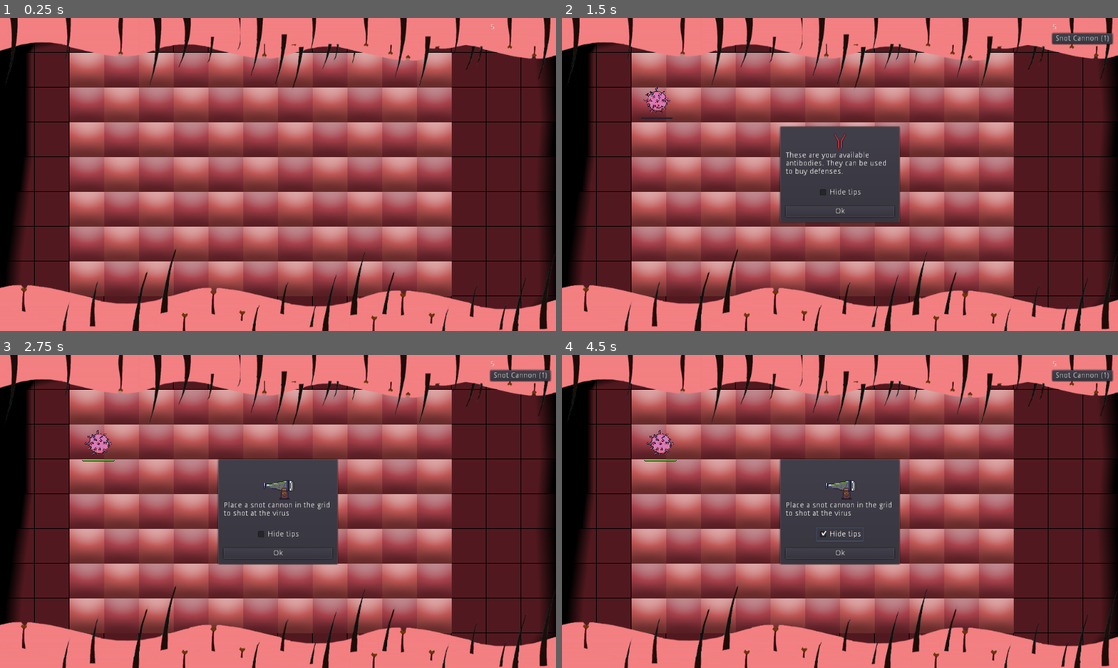
Above: before the commit, frames 1-4 (two rows, left to right).
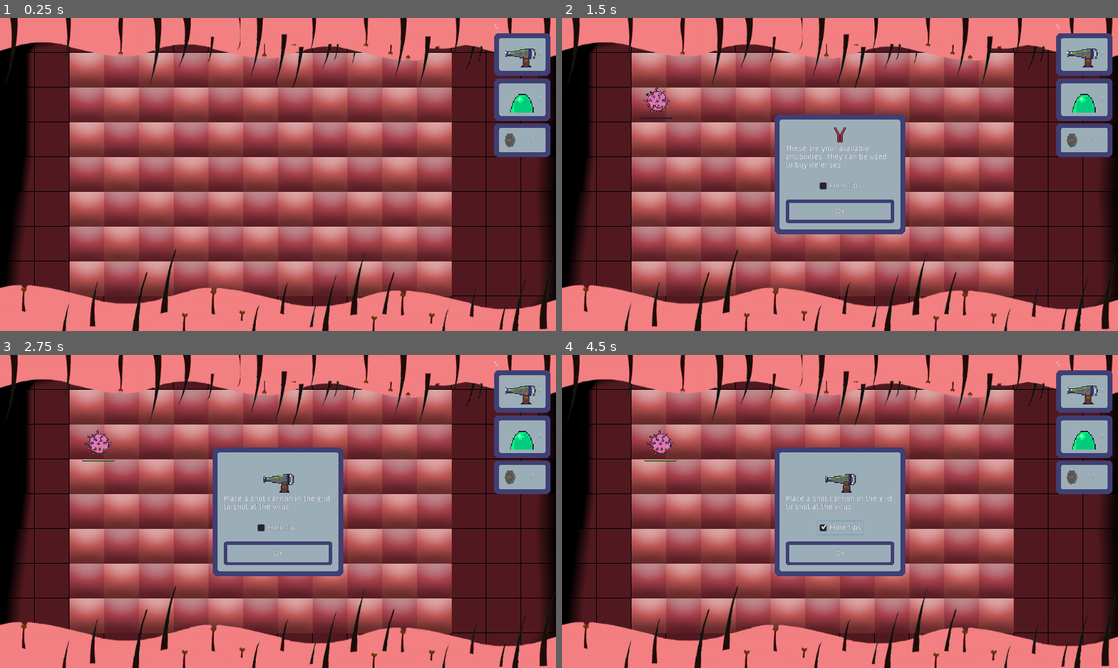
Above: after the commit, the same moments.

Repository: TeamKebab/GodotWildJam23
Game: Godot game, scene res://src/Main.tscn
Two runs of this game, one before a commit and one after it. Both use one fixed random seed, a clock stepped at 60 frames per second and the inputs below.
Inputs (mouse positions are in pixels of both pictures, inside the frame that each line leads up to):
- Up to frame 1 (0.25 s): no input
- Up to frame 2 (1.5 s): click (1084, 55) at 0.5 s, where only the run after the commit has a clickable "1"; click "Ok" at 1.25 s
- Up to frame 3 (2.75 s): click "Ok" at 2 s
- Up to frame 4 (4.5 s): click "Hide tips" at 2.75 s; click "Hide tips" at 3.5 s; click "Hide tips" at 4.25 s

The runs differ from the first frame. In frame 1, 3.8% of the frame differs, in the area x 88-99%, y 2-45%; in frame 2, 13%; in frame 3, 13%; in frame 4, 13%, in the area x 38-100%, y 2-71%.

Commit message:
panel stylebox

Diff:
--- a/src/Main.tscn
+++ b/src/Main.tscn
@@ -16,6 +16,21 @@
 [ext_resource path="res://src/entities/defenses/SnotWallPlaceholder.tscn" type="PackedScene" id=14]
 [ext_resource path="res://assets/music/vids_1.ogg" type="AudioStream" id=15]
 [ext_resource path="res://src/Main.gd" type="Script" id=16]
+[ext_resource path="res://assets/sprites/cannon-animation.png" type="Texture" id=17]
+[ext_resource path="res://assets/sprites/wall.png" type="Texture" id=18]
+[ext_resource path="res://assets/sprites/identivid.png" type="Texture" id=19]
+
+[sub_resource type="AtlasTexture" id=1]
+atlas = ExtResource( 17 )
+region = Rect2( 448, 16, 64, 48 )
+
+[sub_resource type="AtlasTexture" id=2]
+atlas = ExtResource( 18 )
+region = Rect2( 448, 0, 64, 48 )
+
+[sub_resource type="AtlasTexture" id=3]
+atlas = ExtResource( 19 )
+region = Rect2( 0, 0, 32, 32 )
 
 [node name="Game" type="Node"]
 script = ExtResource( 16 )
@@ -86,7 +101,7 @@
 anchor_left = 1.0
 anchor_right = 1.0
 anchor_bottom = 1.0
-margin_left = -131.0
+margin_left = -124.0
 mouse_filter = 1
 size_flags_horizontal = 3
 size_flags_vertical = 4
@@ -101,37 +116,54 @@
 [node name="VBoxContainer" type="VBoxContainer" parent="GUI/ToolBar"]
 margin_left = 10.0
 margin_top = 10.0
-margin_right = 121.0
+margin_right = 114.0
 margin_bottom = 566.0
 
 [node name="AntibodiesCounter" type="Label" parent="GUI/ToolBar/VBoxContainer"]
-margin_right = 111.0
+margin_right = 104.0
 margin_bottom = 14.0
 script = ExtResource( 5 )
 
 [node name="ButtonContainer" type="VBoxContainer" parent="GUI/ToolBar/VBoxContainer"]
 margin_top = 18.0
-margin_right = 111.0
-margin_bottom = 18.0
+margin_right = 104.0
+margin_bottom = 246.0
 size_flags_horizontal = 3
 custom_constants/separation = 5
 
 [node name="CannonButton" parent="GUI/ToolBar/VBoxContainer/ButtonContainer" instance=ExtResource( 7 )]
-visible = false
-margin_right = 111.0
-text = "Snot Cannon (1)"
+anchor_left = 0.0
+anchor_top = 0.0
+anchor_right = 0.0
+anchor_bottom = 0.0
+margin_right = 104.0
+margin_bottom = 78.0
+text = "1"
+icon = SubResource( 1 )
 placeholder_type = ExtResource( 8 )
 
 [node name="WallButton" parent="GUI/ToolBar/VBoxContainer/ButtonContainer" instance=ExtResource( 7 )]
-visible = false
-margin_right = 111.0
-text = "Snot Wall (1)"
+anchor_left = 0.0
+anchor_top = 0.0
+anchor_right = 0.0
+anchor_bottom = 0.0
+margin_top = 83.0
+margin_right = 104.0
+margin_bottom = 161.0
+text = "1"
+icon = SubResource( 2 )
 placeholder_type = ExtResource( 14 )
 
 [node name="IdentividButton" parent="GUI/ToolBar/VBoxContainer/ButtonContainer" instance=ExtResource( 7 )]
-visible = false
-margin_right = 111.0
-text = "Identivid (1)"
+anchor_left = 0.0
+anchor_top = 0.0
+anchor_right = 0.0
+anchor_bottom = 0.0
+margin_top = 166.0
+margin_right = 104.0
+margin_bottom = 228.0
+text = "1"
+icon = SubResource( 3 )
 placeholder_type = ExtResource( 13 )
 
 [node name="Tutorial" type="Control" parent="GUI"]
--- a/src/gui/BuyButton.tscn
+++ b/src/gui/BuyButton.tscn
@@ -1,12 +1,25 @@
-[gd_scene load_steps=2 format=2]
+[gd_scene load_steps=5 format=2]
 
 [ext_resource path="res://src/gui/BuyButton.gd" type="Script" id=1]
+[ext_resource path="res://src/resources/TooltipPanel.tres" type="StyleBox" id=2]
+[ext_resource path="res://assets/sprites/identivid.png" type="Texture" id=3]
+
+[sub_resource type="AtlasTexture" id=1]
+atlas = ExtResource( 3 )
+region = Rect2( 0, 0, 32, 32 )
 
 [node name="BuyButton" type="Button"]
-margin_right = 44.0
-margin_bottom = 20.0
+anchor_left = 0.5
+anchor_top = 0.5
+anchor_right = 0.5
+anchor_bottom = 0.5
+rect_min_size = Vector2( 104, 62 )
 mouse_filter = 1
-text = "Buy1"
+size_flags_horizontal = 4
+size_flags_vertical = 4
+custom_styles/normal = ExtResource( 2 )
+text = "1$"
+icon = SubResource( 1 )
 script = ExtResource( 1 )
 __meta__ = {
 "_edit_use_anchors_": false
--- a/src/gui/Tooltip.tscn
+++ b/src/gui/Tooltip.tscn
@@ -1,5 +1,6 @@
-[gd_scene load_steps=2 format=2]
+[gd_scene load_steps=3 format=2]
 
+[ext_resource path="res://src/resources/TooltipPanel.tres" type="StyleBox" id=1]
 [ext_resource path="res://src/gui/Tooltip.gd" type="Script" id=2]
 
 [node name="Tooltip" type="PanelContainer"]
@@ -9,19 +10,20 @@
 anchor_bottom = 0.5
 margin_left = -112.0
 margin_top = -59.0
-margin_right = 112.0
-margin_bottom = 59.0
+margin_right = -112.0
+margin_bottom = -59.0
 size_flags_horizontal = 3
+custom_styles/panel = ExtResource( 1 )
 script = ExtResource( 2 )
 __meta__ = {
 "_edit_use_anchors_": false
 }
 
 [node name="MarginContainer" type="MarginContainer" parent="."]
-margin_left = 7.0
-margin_top = 7.0
-margin_right = 217.0
-margin_bottom = 111.0
+margin_left = 15.0
+margin_top = 15.0
+margin_right = 225.0
+margin_bottom = 143.0
 custom_constants/margin_right = 5
 custom_constants/margin_top = 5
 custom_constants/margin_left = 5
@@ -31,7 +33,7 @@
 margin_left = 5.0
 margin_top = 5.0
 margin_right = 205.0
-margin_bottom = 99.0
+margin_bottom = 123.0
 
 [node name="TextureRect" type="TextureRect" parent="MarginContainer/VBoxContainer"]
 margin_left = 100.0
@@ -73,7 +75,10 @@
 [node name="Button" type="Button" parent="MarginContainer/VBoxContainer"]
 margin_top = 74.0
 margin_right = 200.0
-margin_bottom = 94.0
+margin_bottom = 118.0
+custom_styles/hover = ExtResource( 1 )
+custom_styles/pressed = ExtResource( 1 )
+custom_styles/normal = ExtResource( 1 )
 text = "Ok"
 [connection signal="toggled" from="MarginContainer/VBoxContainer/CheckBox" to="." method="_on_CheckBox_toggled"]
 [connection signal="pressed" from="MarginContainer/VBoxContainer/Button" to="." method="_on_Button_pressed"]
--- /dev/null
+++ b/src/resources/TooltipPanel.tres
@@ -0,0 +1,11 @@
+[gd_resource type="StyleBoxTexture" load_steps=2 format=2]
+
+[ext_resource path="res://assets/ui/panel_box.png" type="Texture" id=1]
+
+[resource]
+texture = ExtResource( 1 )
+region_rect = Rect2( 0, 0, 64, 64 )
+margin_left = 15.0
+margin_right = 15.0
+margin_top = 15.0
+margin_bottom = 15.0
Binary file added: assets/ui/panel_box.png
Not shown, added: assets/ui/panel_box.png.import
Not shown: 1 places in src/Main.tscn that only renumber resources
